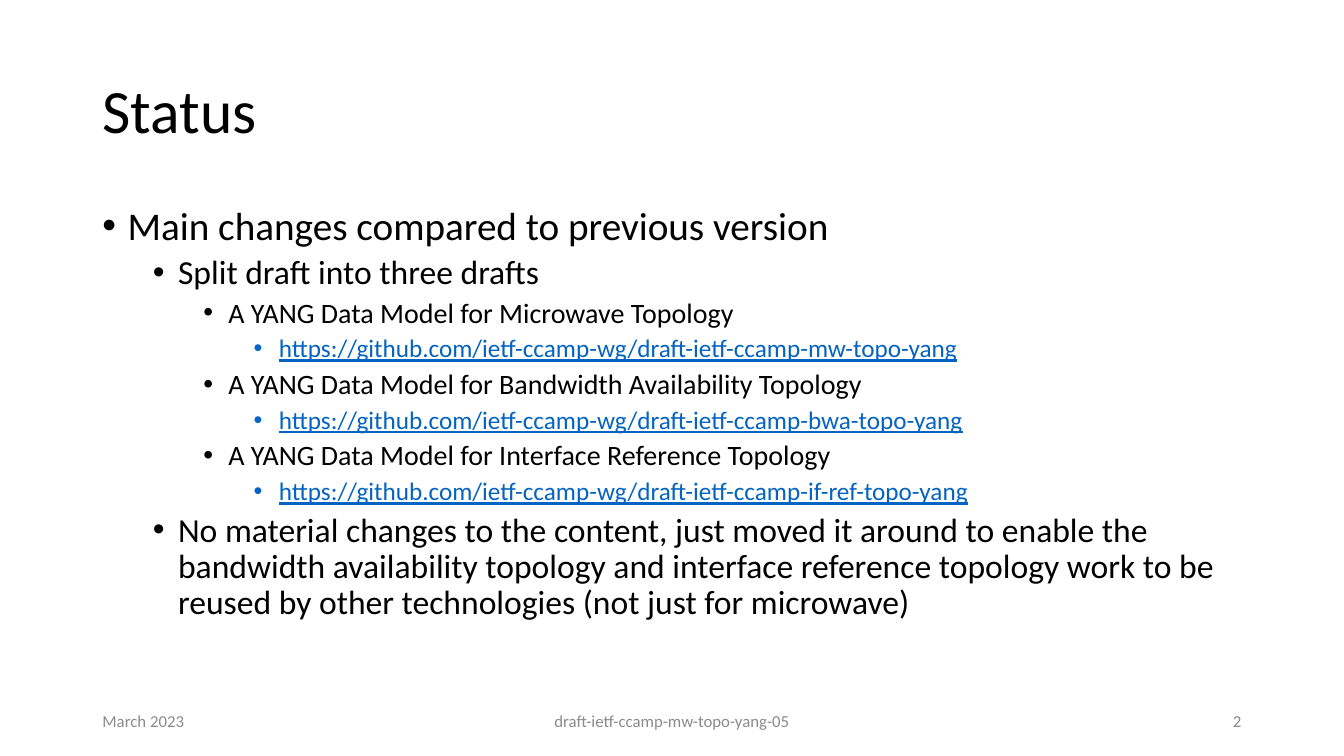
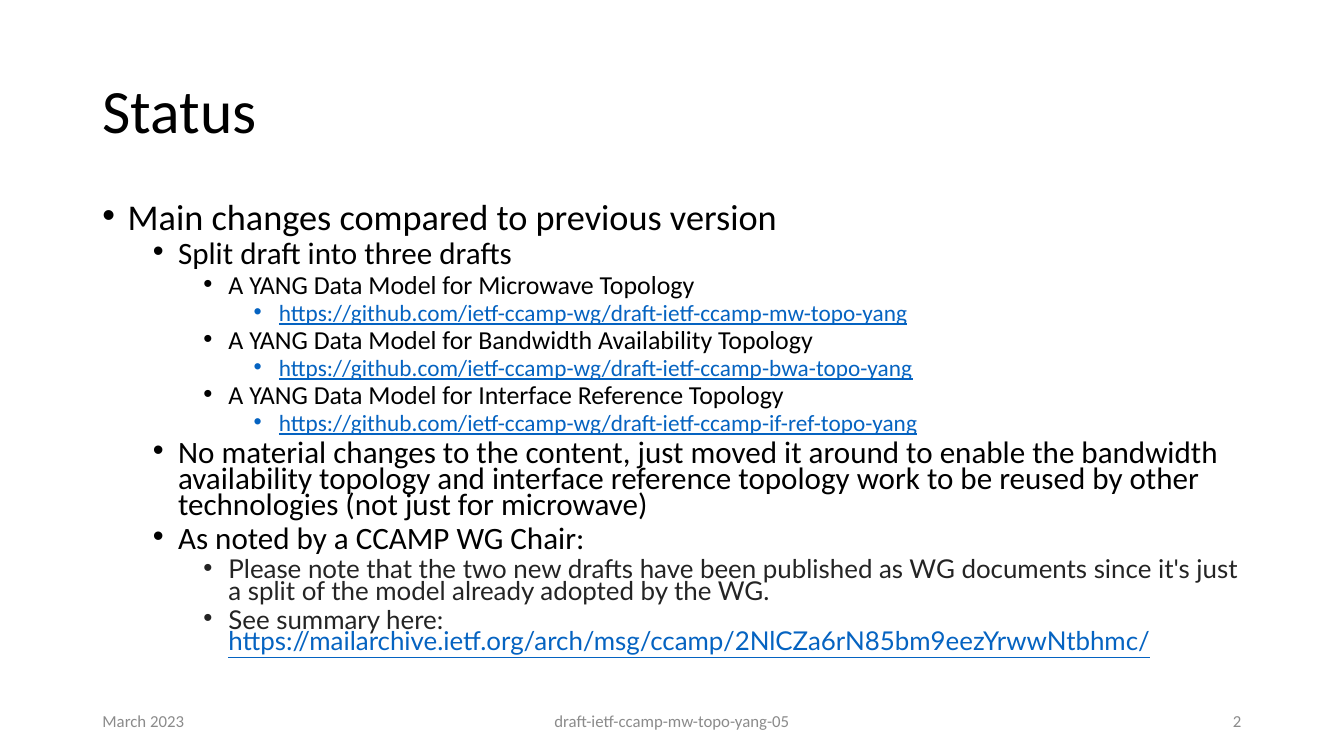
Before and after one commit to ietf-ccamp-wg/draft-ietf-ccamp-mw-topo-yang, a slide deck: slide 2 of presentations/IETF 116 - YANG Data Model for Microwave Topology-05-v01.pptx. Drawn at 1344x756 pixels with LibreOffice and Linux fonts; fonts in the diff are those of the drawing. Boxes give left, top, right and bottom in pixels: in the first picture for what was removed or moved away, otherwise in the second. Text is boxed around its words. In the diff, an @@ line names an element or a change of style, - is before the commit and + after.

Commit message:
Updated presentation for IETF 116

```diff
--- a/presentations/IETF 116 - YANG Data Model for Microwave Topology-05-v01.pptx
+++ b/presentations/IETF 116 - YANG Data Model for Microwave Topology-05-v01.pptx
@@ text at (x1=128, y1=204, x2=1217, y2=521): size 28 to 25.9 pt in "Main changes compared to previous version"; size 24 to 22.2 pt in "Split draft into three drafts", "No material changes to the content, just ..."; size 20 to 18.5 pt in "A YANG Data Model for Microwave Topology", "A YANG Data Model for Bandwidth Availability ...", "A YANG Data Model for Interface Reference ..."; size 18 to 16.6 pt in "https://github.com/ietf-ccamp-wg/draft-ietf-ccamp-mw-topo-ya ...", "https://github.com/ietf-ccamp-wg/draft-ietf-ccamp-bwa-topo-y ...", "https://github.com/ietf-ccamp-wg/draft-ietf-ccamp-if-ref-top ..."; line spacing 0.9 to 0.7 @@
@@ text at (x1=178, y1=527, x2=1237, y2=655): paragraphs added @@
+  • As noted by a CCAMP WG Chair:
+    • Please note that the two new drafts have been published as WG documents since it's just a split of the model already adopted by the WG.
+    • See summary here: https://mailarchive.ietf.org/arch/msg/ccamp/2NlCZa6rN85bm9eezYrwwNtbhmc/
```
Also in this commit, not shown: 1 other slide changed, 1 slide added, 3 other files.
